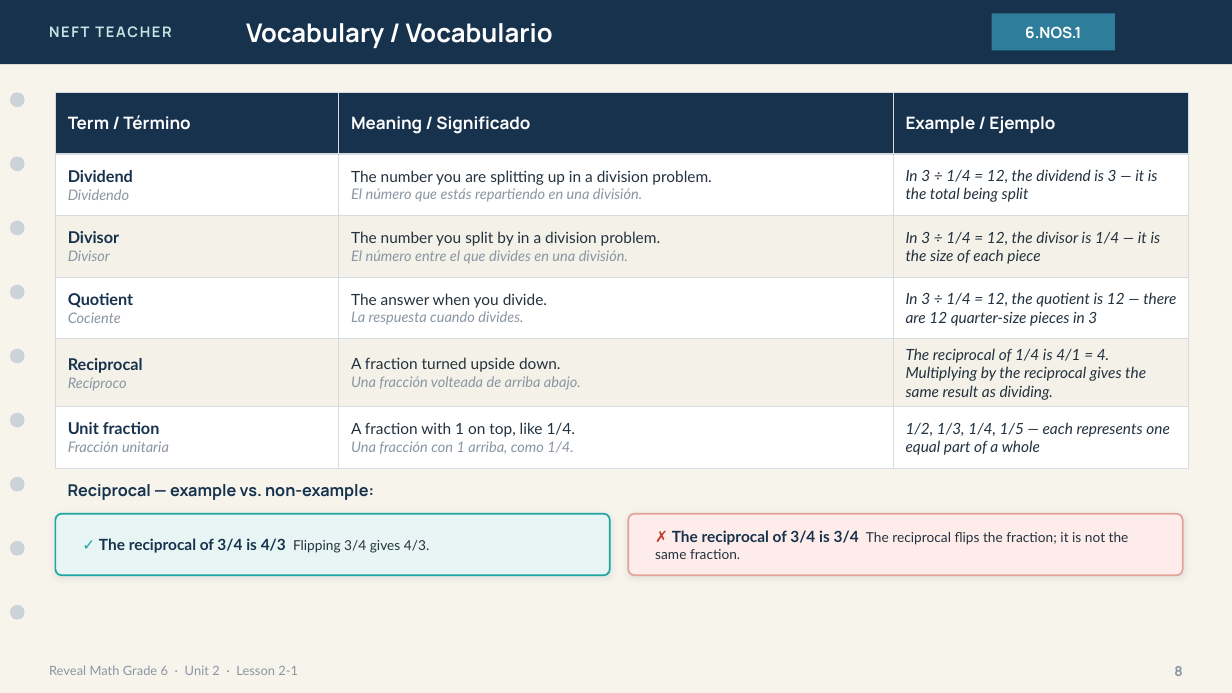
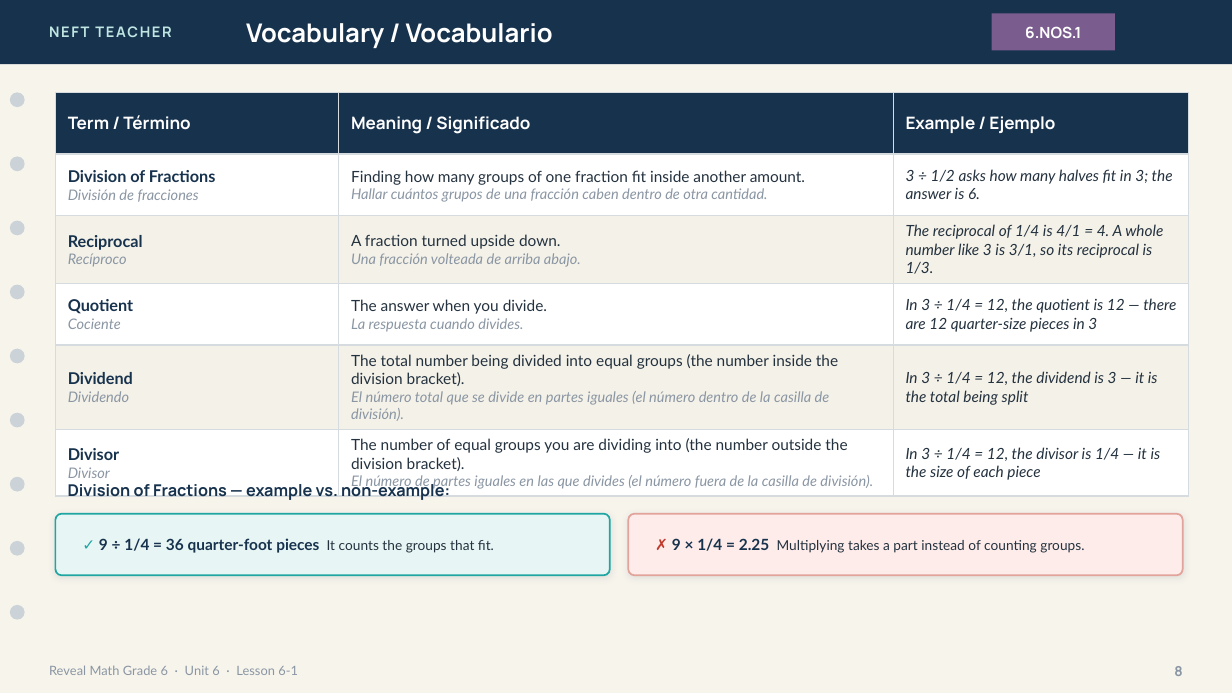
Before and after one commit to Baltimoreteacher1/neft-classroom-html-activities, a slide deck: slide 8 of lessons/6-1/slides.pptx. Drawn at 1232x693 pixels with LibreOffice and Linux fonts; fonts in the diff are those of the drawing. Boxes give left, top, right and bottom in pixels: in the first picture for what was removed or moved away, otherwise in the second. Text is boxed around its words. In the diff, an @@ line names an element or a change of style, - is before the commit and + after.

```diff
--- a/lessons/6-1/slides.pptx
+++ b/lessons/6-1/slides.pptx
@@ rectangle "6.NOS.1" at bbox=[992, 14, 1115, 51]: fill #2E7D9A to #7A5C8E @@
@@ table at bbox=[55, 92, 1189, 493] @@
-row 2: Dividend / Dividendo | The number you are splitting up in a division problem. / El número que estás repartiendo en una división. | In 3 ÷ 1/4 = 12, the dividend is 3 — it is the total being split
+row 2: Division of Fractions / División de fracciones | Finding how many groups of one fraction fit inside another amount. / Hallar cuántos grupos de una fracción caben dentro de otra cantidad. | 3 ÷ 1/2 asks how many halves fit in 3; the answer is 6.
-row 3: Divisor / Divisor | The number you split by in a division problem. / El número entre el que divides en una división. | In 3 ÷ 1/4 = 12, the divisor is 1/4 — it is the size of each piece
+row 3: Reciprocal / Recíproco | A fraction turned upside down. / Una fracción volteada de arriba abajo. | The reciprocal of 1/4 is 4/1 = 4. A whole number like 3 is 3/1, so its reciprocal is 1/3.
-row 5: Reciprocal / Recíproco | A fraction turned upside down. / Una fracción volteada de arriba abajo. | The reciprocal of 1/4 is 4/1 = 4. Multiplying by the reciprocal gives the same result as dividing.
+row 5: Dividend / Dividendo | The total number being divided into equal groups (the number inside the division bracket). / El número total que se divide en partes iguales (el número dentro de la casilla de división). | In 3 ÷ 1/4 = 12, the dividend is 3 — it is the total being split
-row 6: Unit fraction / Fracción unitaria | A fraction with 1 on top, like 1/4. / Una fracción con 1 arriba, como 1/4. | 1/2, 1/3, 1/4, 1/5 — each represents one equal part of a whole
+row 6: Divisor / Divisor | The number of equal groups you are dividing into (the number outside the division bracket). / El número de partes iguales en las que divides (el número fuera de la casilla de división). | In 3 ÷ 1/4 = 12, the divisor is 1/4 — it is the size of each piece
@@ text at bbox=[68, 481, 450, 500]: text changed @@
-Reciprocal — example vs. non-example:
+Division of Fractions — example vs. non-example:
@@ text at bbox=[99, 538, 494, 553]: text changed @@
-✓ The reciprocal of 3/4 is 4/3 Flipping 3/4 gives 4/3.
+✓ 9 ÷ 1/4 = 36 quarter-foot pieces It counts the groups that fit.
@@ text at bbox=[672, 538, 1084, 553]: text changed @@
-✗ The reciprocal of 3/4 is 3/4 The reciprocal flips the fraction; it is not the same fraction.
+✗ 9 × 1/4 = 2.25 Multiplying takes a part instead of counting groups.
@@ text at bbox=[49, 665, 298, 675]: text changed @@
-Reveal Math Grade 6 · Unit 2 · Lesson 2-1
+Reveal Math Grade 6 · Unit 6 · Lesson 6-1
```
Also in this commit, not shown: 16 other slides changed, 35 other files.
